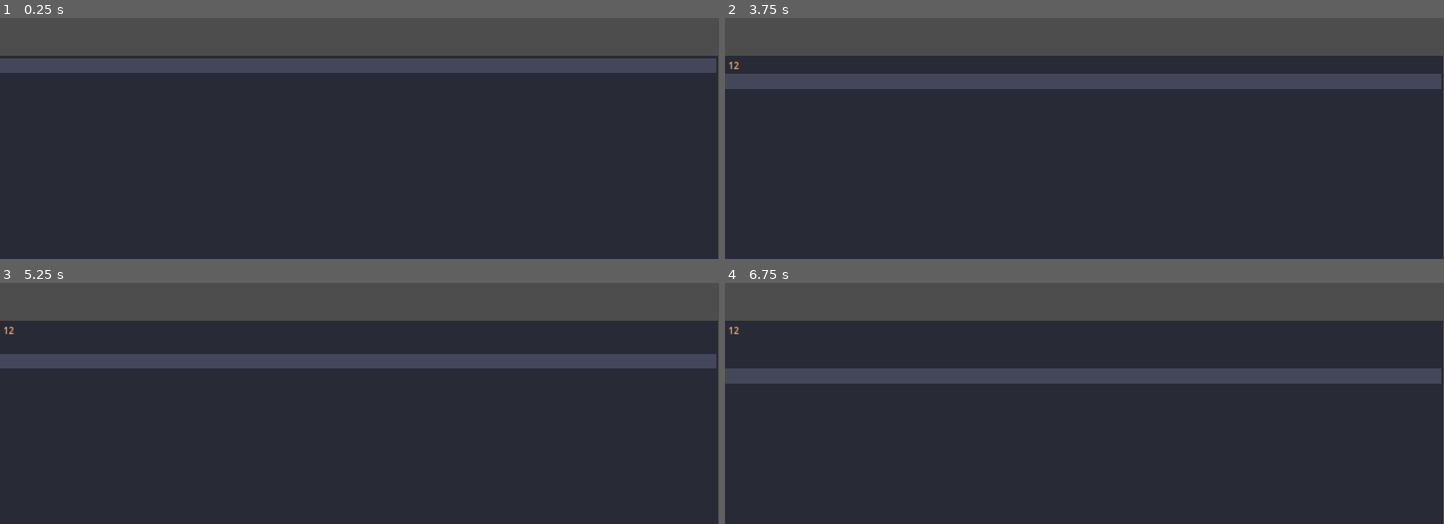
Above: before the commit, frames 1-4 (two rows, left to right).
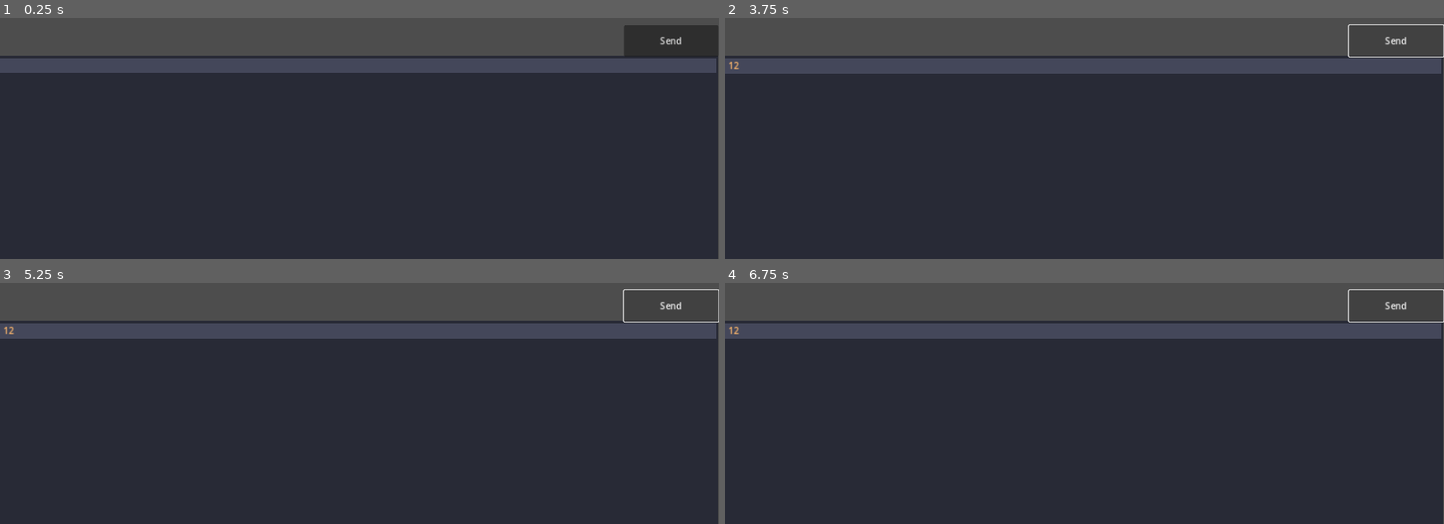
Above: after the commit, the same moments.

Repository: project-lynx-coding-game/lynx-frontend-godot
Game: Godot game, scene res://scene.tscn
The game is run twice, just before and just after one commit, with the same random seed, the same clock (stepped at 60 frames per second) and the same inputs.
Inputs (mouse positions are in pixels of both pictures, inside the frame that each line leads up to):
- Up to frame 1 (0.25 s): no input
- Up to frame 2 (3.75 s): click (1084, 157) at 0.52 s; type "12" at 0.6 s; click (1393, 42) at 1.25 s, where only the run after the commit has a clickable "Send"; click (1393, 42) at 2 s, where only the run after the commit has a clickable "Send"; click (1393, 42) at 2.75 s, where only the run after the commit has a clickable "Send"; tap Enter at 3.5 s
- Up to frame 3 (5.25 s): tap Space at 4.25 s; tap Enter at 5 s
- Up to frame 4 (6.75 s): tap Space at 5.75 s; tap Enter at 6.5 s

The runs differ from the first frame. In frame 1, 1.6% of the frame differs, in the area x 86-100%, y 2-16%; in frame 2, 13%, in the area x 0-100%, y 2-30%; in frame 3, 12%; in frame 4, 13%.

Commit message:
Add user code handling

Diff:
--- a/ui.tscn
+++ b/ui.tscn
@@ -1,6 +1,7 @@
-[gd_scene load_steps=3 format=3 uid="uid://bttilk1setp4s"]
+[gd_scene load_steps=4 format=3 uid="uid://bttilk1setp4s"]
 
 [ext_resource type="Script" path="res://ui/CodeEditor.gd" id="1_gixgk"]
+[ext_resource type="Script" path="res://ui/CodeManager.gd" id="2_bquhy"]
 
 [sub_resource type="CodeHighlighter" id="CodeHighlighter_2lklk"]
 
@@ -25,3 +26,25 @@
 auto_brace_completion_enabled = true
 auto_brace_completion_highlight_matching = true
 script = ExtResource("1_gixgk")
+
+[node name="Button" type="Button" parent="."]
+layout_mode = 1
+anchors_preset = 6
+anchor_left = 1.0
+anchor_top = 0.5
+anchor_right = 1.0
+anchor_bottom = 0.5
+offset_left = -168.0
+offset_top = -56.5
+offset_bottom = -0.5
+grow_horizontal = 0
+grow_vertical = 2
+text = "Send"
+
+[node name="CodeManager" type="Node" parent="."]
+script = ExtResource("2_bquhy")
+
+[node name="HTTPRequest" type="HTTPRequest" parent="CodeManager"]
+use_threads = true
+
+[connection signal="button_up" from="Button" to="CodeManager" method="_on_button_button_up"]
--- /dev/null
+++ b/ui/CodeManager.gd
@@ -0,0 +1,10 @@
+extends Node
+
+@onready var http_request = get_node("HTTPRequest")
+@onready var code_endpoint_url = ""
+
+func _on_button_button_up():
+	var code = get_node("../CodeEditor").text
+	var error = http_request.request(code_endpoint_url, ["Content-Type: application/json"], HTTPClient.METHOD_POST, code)
+	if error != OK:
+		push_error("An error occurred in the HTTP request.")
